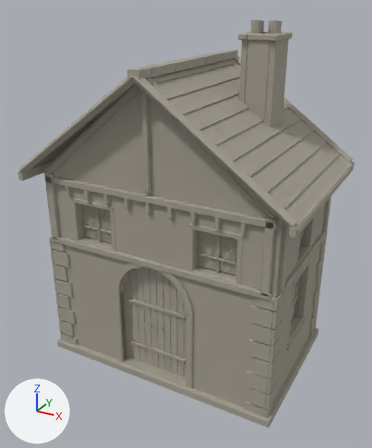
An edit to the glTF model sjrpg_3d/assets/models/architecture/shop/model.glb, drawn before and after from the same camera.
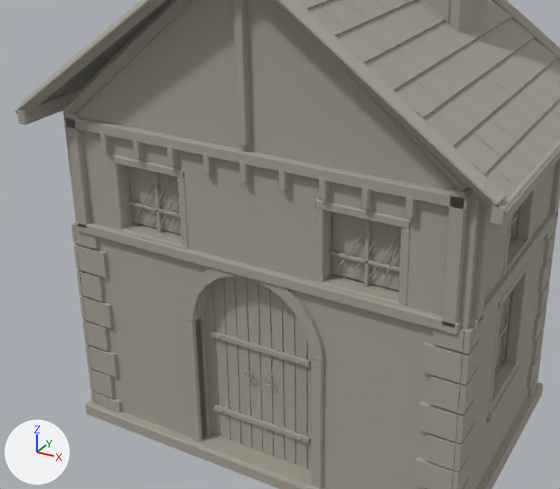
Each version appears first whole from a 50 mm lens placed at (4.25, -7.9, 6.61), pointed at (0.01, -0.19, 2.75), and next in a close-up on the part from 2% to 88% of the width and 24% to 87% of the height. The axes (+X, +Y, +Z) are drawn at lower left. The lights are the same throughout. The older version's two pictures come first. Where no turn or scale is listed for an object, it has been applied to the vertices. Vertices at exactly the same position are counted once.

The first close-up shows 'House_nw_glass', 'House_nw_iron', 'House_nw_slate', 'House_nw_stone', 'House_nw_wall', 'House_nw_wood'.
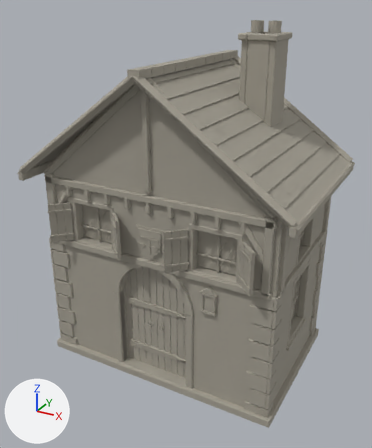
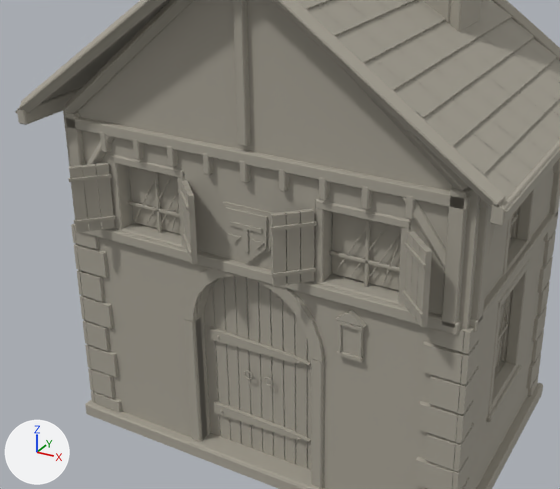
Boxes [x1, y1, x2, y2] around the edits, measured in the close-ups (560 x 489 px; the box of a moved part takes in the faces that stretch with it):
'House_nw_iron', reshaped
    before: [134, 173, 517, 444]
    after: [69, 173, 517, 442]
part 1 of me_mesh_2, added
    after: [69, 136, 115, 233]
part 2 of me_mesh_2, added
    after: [402, 197, 495, 327]
part 3 of me_mesh_2, added
    after: [182, 180, 314, 287]
part 4 of me_mesh_3, added
    after: [338, 325, 342, 353]
part 5 of me_mesh_3, added
    after: [358, 330, 364, 359]
part 6 of me_mesh_3, added
    after: [336, 351, 364, 362]
part 7 of me_mesh_3, added
    after: [337, 320, 365, 331]
part 8 of me_mesh_3, rebuilt
    before: [214, 404, 311, 444]
    after: [213, 401, 311, 442]
part 9 of me_mesh_3, rebuilt
    before: [210, 330, 311, 367]
    after: [210, 327, 310, 365]
part 10 of me_mesh_3, moved or reshaped (not visible before)
    after: [69, 174, 426, 327]

The change, as a list of edits to the scene's bpy script:
```text
Change me_mesh_2:
    used by ob_house_nw_wood; location = (0.0, 0.0, 0.0)
    remove me_mesh_2.from_pydata(...)  # 2410 vertices, 4344 faces; spans x -2.53..2.53, y -1.73..1.73, z 0.18..5.64
    add me_mesh_2.from_pydata(...)  # 2618 vertices, 4616 faces; spans x -2.53..2.53, y -1.73..1.73, z 0.18..5.64
    me_mesh_2 part 1: 72 vertices added at x -2.27..-1.54, y -1.71..-0.87, z 2.57..3.65
    me_mesh_2 part 2: 72 vertices added at x 1.54..2.27, y -1.71..-0.87, z 2.57..3.65
    me_mesh_2 part 3: 58 vertices added at x -0.73..0.73, y -1.71..-1.4, z 2.57..3.28
    other edits to the shape of me_mesh_2 do not show in these pictures
Change me_mesh_3:
    used by ob_house_nw_iron; location = (0.0, 0.0, 0.0)
    remove me_mesh_3.from_pydata(...)  # 1664 vertices, 3064 faces; spans x -2.17..2.17, y -1.36..1.27, z 0.55..5.84
    add me_mesh_3.from_pydata(...)  # 1336 vertices, 2368 faces; spans x -2.17..2.17, y -1.74..1.27, z 0.51..5.84
    me_mesh_3 part 4: a new loose piece, a box spanning x 0.991..1.019, y -1.45..-1.34, z 1.87..2.21, in mat_material_iron (grey #a6a194)
    me_mesh_3 part 5: a new loose piece, a box spanning x 1.201..1.229, y -1.45..-1.34, z 1.87..2.21, in mat_material_iron (grey #a6a194)
    me_mesh_3 part 6: a new loose piece, a box spanning x 0.98..1.24, y -1.457..-1.332, z 1.852..1.888, in mat_material_iron (grey #a6a194)
    me_mesh_3 part 7: a new loose piece, a box spanning x 0.98..1.24, y -1.457..-1.332, z 2.192..2.228, in mat_material_iron (grey #a6a194)
    me_mesh_3 part 8: the loose piece of 24 vertices spanning x -0.59..0.59, y -1.29..-1.25, z 0.55..0.61 is rebuilt with 10 vertices and now spans x -0.59..0.59, y -1.29..-1.25, z 0.51..0.64
    me_mesh_3 part 9: the loose piece of 24 vertices spanning x -0.59..0.59, y -1.29..-1.25, z 1.49..1.55 is rebuilt with 10 vertices and now spans x -0.59..0.59, y -1.29..-1.25, z 1.45..1.59
    me_mesh_3 part 10: 240 vertices removed from x -2.17..2.17, y -0.73..0.73, z 1.97..3.17; 156 vertices added at x -2.17..2.17, y -1.74..0.95, z 1.97..3.17
    other edits to the shape of me_mesh_3 do not show in these pictures
```
